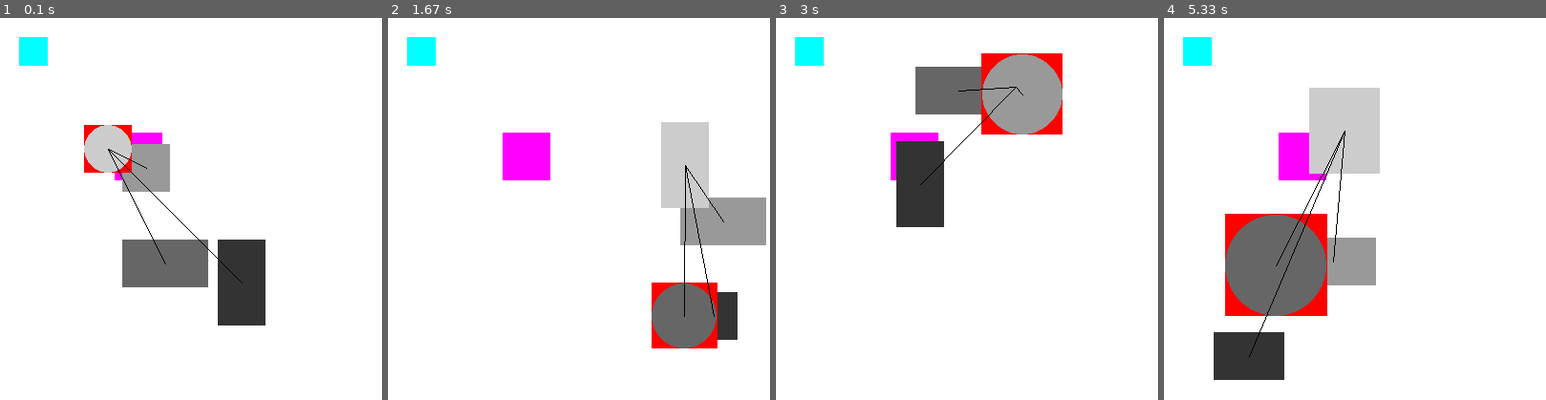
Above: before the commit, frames 1-4 (left to right).
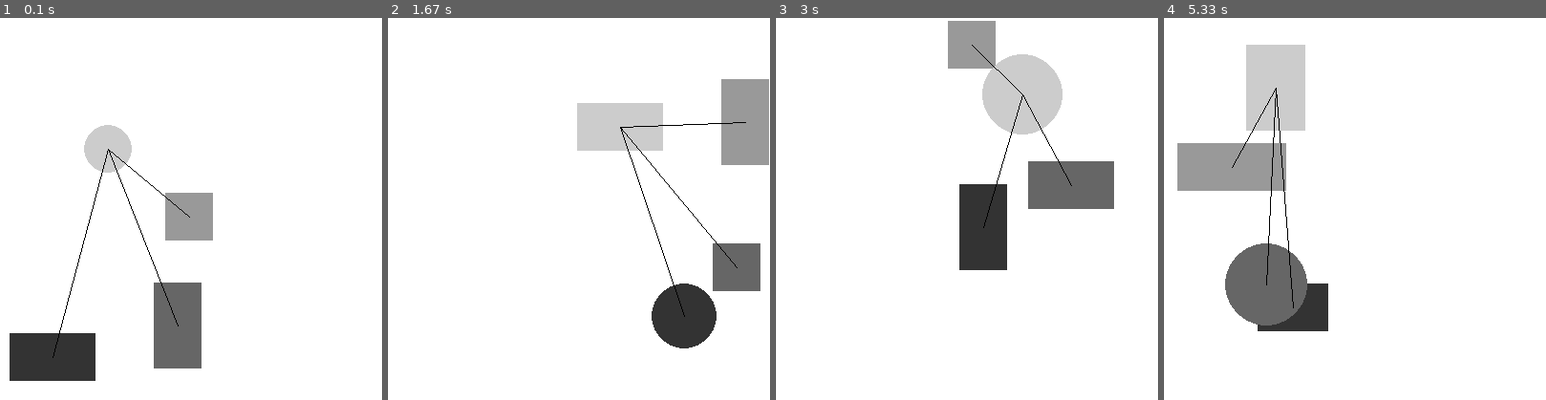
Above: after the commit, the same moments.

Repository: PatrykCiwinski/WSBdzien6
Game: pygame game, started from refactoring_kwadracikow.py
Same seed, same stepped clock (60 frames per second), same inputs: the game is played once before the commit and once after it.
Inputs (mouse positions are in pixels of both pictures, inside the frame that each line leads up to):
- Up to frame 1 (0.1 s): no input
- Up to frame 2 (1.67 s): hold W 0.33-0.8 s; move the mouse to (563, 224) at 0.37 s; hold S 0.83-1.13 s; move the mouse to (701, 197) at 0.87 s; hold W 1.17-1.53 s; move the mouse to (579, 231) at 1.2 s
- Up to frame 3 (3 s): hold W 1.97-2.27 s; move the mouse to (1005, 293) at 2 s; hold S 2.3-2.6 s; move the mouse to (848, 300) at 2.33 s; hold W from 2.63 s (still down); move the mouse to (1020, 75) at 2.67 s
- Up to frame 4 (5.33 s): release W at 3 s; hold S 3.03-3.4 s; move the mouse to (1492, 342) at 3.07 s; click (1255, 67) at 3.48 s; click (1217, 197) at 4.15 s; hold S 4.43-4.73 s; click (1335, 308) at 4.52 s; hold W 4.77-5.13 s; click (1358, 247) at 4.85 s; hold S from 5.17 s (still down); click (1343, 144) at 5.25 s

The runs differ from the first frame. In frame 1, 15% of the frame differs, in the area x 2-70%, y 5-95%; in frame 2, 18%; in frame 3, 18%; in frame 4, 22%, in the area x 3-57%, y 5-95%.

Commit message:
more upgrades

Diff:
--- a/refactoring_kwadracikow.py
+++ b/refactoring_kwadracikow.py
@@ -41,6 +41,9 @@
             self.krok_y = -self.krok_y
             self.y = WYSOKOSC_OKNA - self.wysokosc
 class PoruszajacySieKwadracik(FizykaOdbijajacegoSieObiektu):
+    @staticmethod
+    def nowy_kwadrat():
+        return PoruszajacySieKwadracik(random.randint(0,SZEROKOSC_OKNA), random.randint(0, WYSOKOSC_OKNA))
     def __init__(self, x, y):
         super(PoruszajacySieKwadracik, self).__init__(x, y)
         self.stopien_szarosci = 0.5
@@ -55,7 +58,6 @@
         self.promien = 25
         self.krok_zmiany_promienia = 0.1
     def paint(self):
-        pygame.draw.rect(background, (255, 0, 0), (self.x, self.y, self.szerokosc, self.wysokosc))
         pygame.draw.circle(background, self.kolor, (self.x + self.promien, self.y + self.promien), self.promien)
     @property
     def wysokosc(self):
@@ -78,8 +80,9 @@
             self.krok_zmiany_promienia = -self.krok_zmiany_promienia
 def losowy_kolor():
     return (random.randint(0, 255), random.randint(0, 255), random.randint(0, 255))
-obiekty_na_ekranie = [PoruszajacySieKwadracik(120, 220), PoruszajacySieKwadracik(220, 220),
-                      PoruszajacySieKwadracik(120, 120),
+
+obiekty_na_ekranie = [PoruszajacySieKwadracik.nowy_kwadrat(), PoruszajacySieKwadracik.nowy_kwadrat(),
+                      PoruszajacySieKwadracik.nowy_kwadrat(),
                       Kolo(80, 100)]
 punkt_od_ktorego_rysujemy_linie = (0, 0)
 obiekty_na_ekranie[0].szerokosc = 90
@@ -95,8 +98,8 @@
         pygame.draw.line(background, (0, 0, 0), (x, y), (o.srodek_obiektu_x, o.srodek_obiektu_y))
 def paint():
     pygame.draw.rect(background, (255, 255, 255), (0, 0, *window))
-    pygame.draw.rect(background, (0, 255, 255), (20, 20, 30, 30))
-    pygame.draw.rect(background, (255, 0, 255), (120, 120, 50, 50))
+    # pygame.draw.rect(background, (0, 255, 255), (20, 20, 30, 30))
+    # pygame.draw.rect(background, (255, 0, 255), (120, 120, 50, 50))
     for k in obiekty_na_ekranie:
         k.paint()
     paint_myszka()
